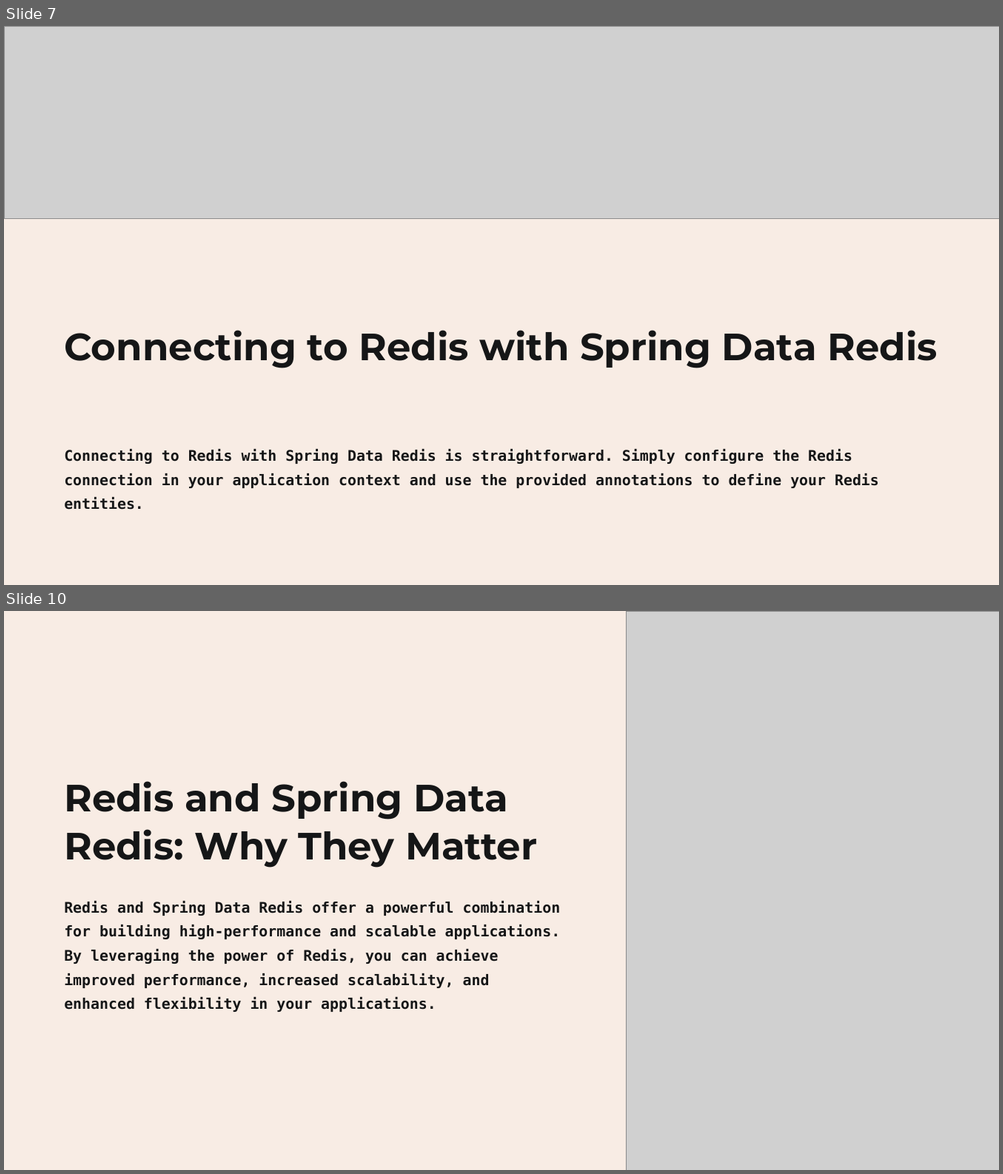
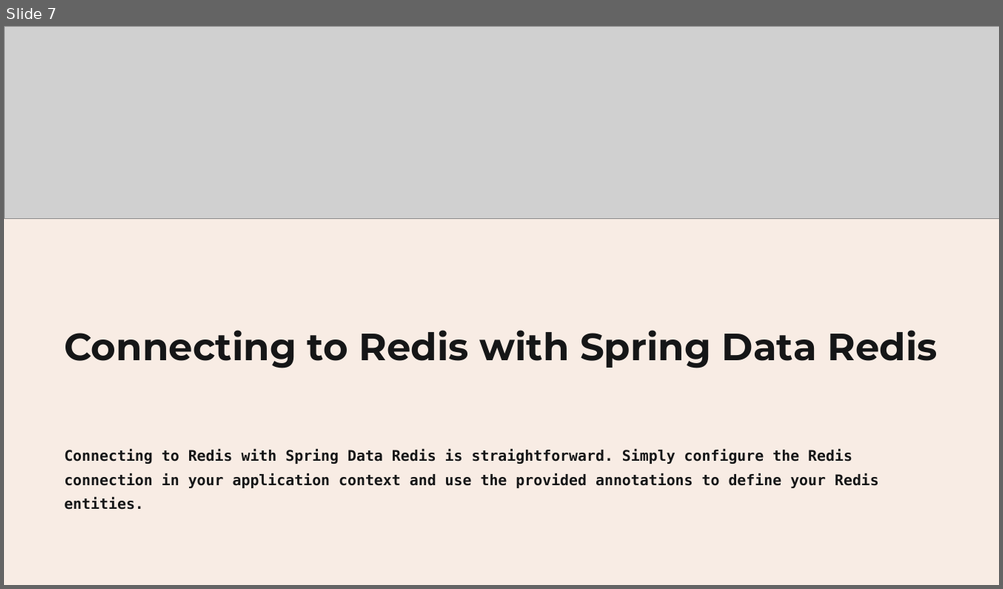
Before and after one commit to 13X02/redis_crud_springboot, a slide deck: Redis-and-Spring-Data-Redis-An-Introduction.pptx. Shown one above the other, each under a label of ours: slides 7 and 10 before the commit, slide 7 after it; the slides between them are not shown. The pictures are 1003x1174 and 1003x589 pixels, drawn with LibreOffice and Linux fonts; fonts in the diff are those of the drawing; grey boxes stand for pictures. Boxes give left, top, right and bottom in pixels: in the first picture for what was removed or moved away, otherwise in the second. Text is boxed around its words. In the diff, an @@ line names an element or a change of style, - is before the commit and + after.

```diff
--- a/Redis-and-Spring-Data-Redis-An-Introduction.pptx
+++ b/Redis-and-Spring-Data-Redis-An-Introduction.pptx
@@ slide 10 removed at <box>4,611,999,1170</box>, background #FFFFFF @@
@@ rectangle removed at <box>4,611,999,1170</box> @@
@@ picture removed at <box>626,611,999,1170</box> @@
@@ text removed at <box>64,781,537,868</box> @@
-Redis and Spring Data Redis: Why They Matter
@@ text removed at <box>64,901,560,1012</box> @@
-Redis and Spring Data Redis offer a powerful combination for building high-performance and scalable applications. By leveraging the power of Redis, you can achieve improved performance, increased scalability, and enhanced flexibility in your applications.
```
Also in this commit, not shown: 1 slide changed, 2 other slides removed.
